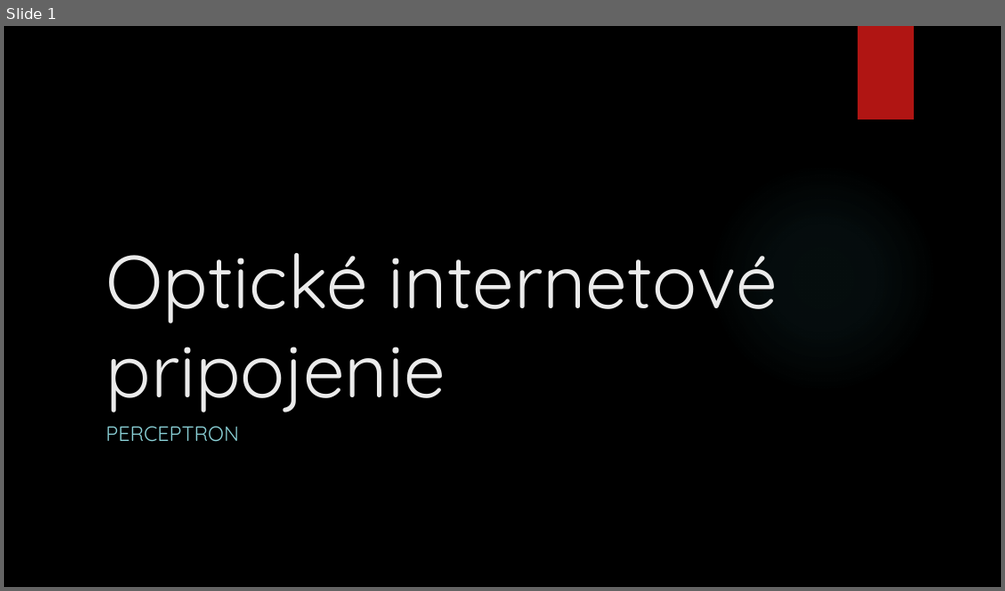
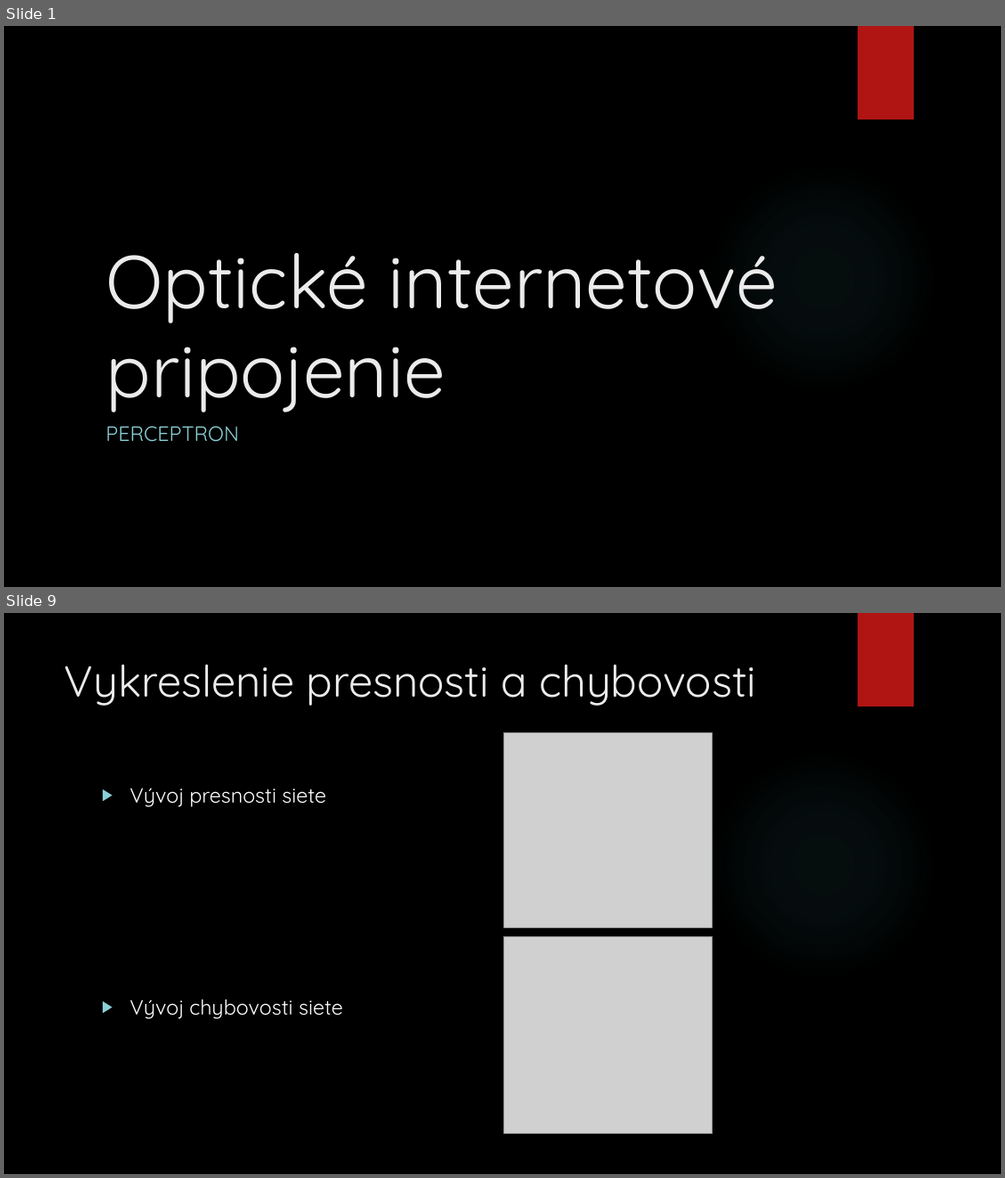
Before and after one commit to georgeob/Centes_NS2020, a slide deck: projekt_Centes.pptx. Shown one above the other, each under a label of ours: slide 1 before the commit, slides 1 and 9 after it; the slides between them are not shown. The pictures are 1005x591 and 1005x1178 pixels, drawn with LibreOffice and Linux fonts; fonts in the diff are those of the drawing; grey boxes stand for pictures; background and template pictures are left out. Boxes give left, top, right and bottom in pixels: in the first picture for what was removed or moved away, otherwise in the second. Text is boxed around its words. In the diff, an @@ line names an element or a change of style, - is before the commit and + after.

```diff
--- a/projekt_Centes.pptx
+++ b/projekt_Centes.pptx
@@ slide 9 added at <box>4,613,1001,1174</box>, background picture (left out); not listed: 2 template elements that a slide beside it also shows @@
@@ title added at <box>65,664,756,706</box>, 42 pt, text #EBEBEB @@
+Vykreslenie presnosti a chybovosti
@@ picture added at <box>504,732,712,927</box> @@
@@ text added at <box>129,787,343,1019</box>, 20 pt, text #FFFFFF @@
+▶ Vývoj presnosti siete
+▶ Vývoj chybovosti siete
@@ picture added at <box>504,936,712,1134</box> @@
```
Also in this commit, not shown: 4 slides changed, 5 other slides added, 2 slides removed.
